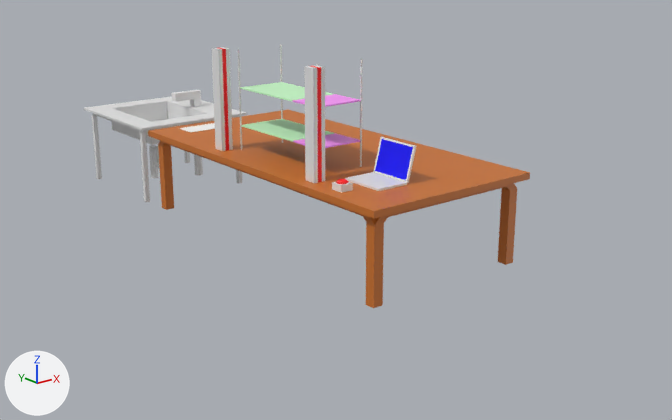
An edit to the Blender file graphical_models/all.blend, drawn before and after from the same camera.
The view is the same before and after, from a 50 mm camera at (-4.14, -6.73, 2.46) aimed at (0.6, -0.81, 0.09). Lighting does not change. The marker at lower left points along +X, +Y and +Z.

Before the edit, the objects in view are built like this:
```python
me_plane_025 = bpy.data.meshes.new('Plane.025')
me_plane_025.from_pydata(...)  # 1343 vertices, 332 faces; spans x -0.45..1.05, y -2.5..1.82, z 0.0..1.5
me_plane_025.materials.append(mat_material_003)
ob_lightfence_001 = bpy.data.objects.new('LightFence.001', me_plane_025)
ob_lightfence_001.location = (0.0, 0.0, 0.0)
```
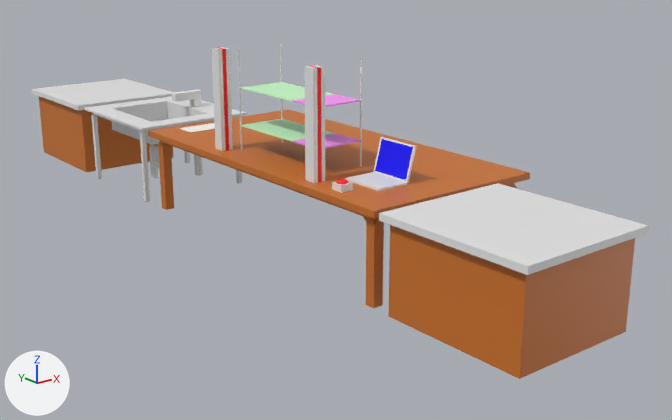
Edits to the bpy script that builds the scene:
```text
Add mat_material_004:
    mat_material_004 = bpy.data.materials.new('Material.004')
    mat_material_004.use_nodes = True; mat_material_004.node_tree.nodes.clear()
    _N = mat_material_004.node_tree.nodes; _L = mat_material_004.node_tree.links
    n0 = _N.new('ShaderNodeOutputMaterial'); n0.name = 'Material Output'
    n1 = _N.new('ShaderNodeBsdfPrincipled'); n1.name = 'Principled BSDF'
    n2 = _N.new('ShaderNodeVertexColor'); n2.name = 'Color Attribute'
    n2.layer_name = 'Col'
    _L.new(n1.outputs[0], n0.inputs[0])  # 'BSDF' to 'Surface'
    _L.new(n2.outputs[0], n1.inputs[0])  # 'Color' to 'Base Color'
Change me_plane_025:
    used by ob_lightfence_001; location = (0.0, 0.0, 0.0)
    remove me_plane_025.from_pydata(...)  # 1343 vertices, 332 faces; spans x -0.45..1.05, y -2.5..1.82, z 0.0..1.5
    add me_plane_025.from_pydata(...)  # 1439 vertices, 356 faces; spans x -0.45..1.05, y -3.75..3.15, z 0.0..1.5
    me_plane_025 part 1
    48 vertices are added at x -0.45..0.65, y -3.75..3.15, z 0.0..0.7
    16 new vertices lie (1.1, 0.0, 0.0) away from vertices in x -0.45, y -3.75..3.15, z 0.65..0.7
    16 new vertices lie (1.0, 0.0, 0.0) away from vertices in x -0.4, y -3.7..3.1, z 0.0..0.65
    8 new vertices lie (0.0, 1.2, 0.0) away from vertices in x -0.45..0.65, y -3.75..1.95, z 0.65..0.7
    8 new vertices lie (0.0, 1.1, 0.0) away from vertices in x -0.4..0.6, y -3.7..2.0, z 0.0..0.65
    12 new faces join them, mat_material_004
    12 new faces join them, mat_material_003
    add me_plane_025.materials.append(mat_material_004)
```

Boxes [x1, y1, x2, y2] around the edits, measured in the pictures (672 x 420 px):
'LightFence.001', reshaped (38% wider, 27% taller)
    before: [84, 45, 530, 308]
    after: [32, 45, 649, 379]
part 1 of me_plane_025, added
    after: [32, 79, 649, 379]
